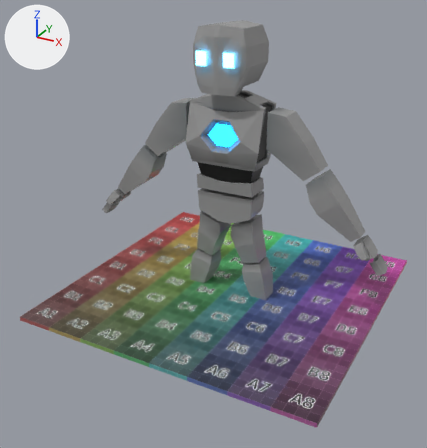
Renders of the glTF model player/botman.glb from each side of a commit.
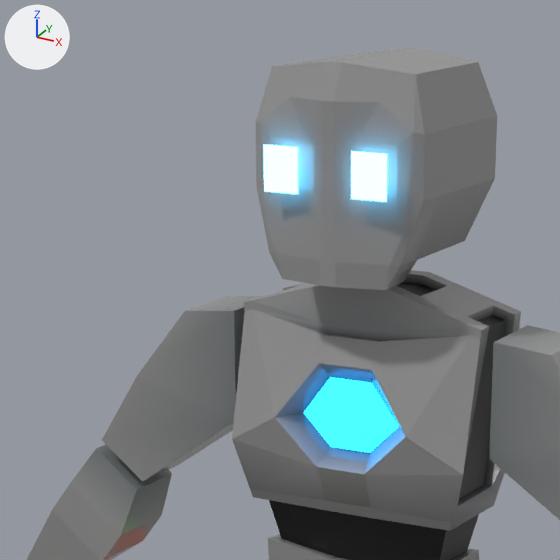
Each version is shown whole from a camera (50 mm lens) standing at (1.65, -3.241, 1.357) and looking at (-0.048, -0.153, -0.187), then close up on the part from 26% to 68% of the width and 1% to 40% of the height. Every picture has the same lights, and +X, +Y and +Z are marked at upper left. Vertices at the same position are counted once.

Before the edit, the objects in view are built like this:
```python
me_cube_001 = bpy.data.meshes.new('Cube.001')
me_cube_001.from_pydata(...)  # 4 vertices, 2 faces; spans x 0.0538..0.1242, y -0.2274..-0.2269, z 1.6833..1.7653
me_cube_001.materials.append(mat_eyes)
me_cube_002 = bpy.data.meshes.new('Cube.002')
me_cube_002.from_pydata(...)  # 577 vertices, 1078 faces; spans x -1.05..1.05, y -0.22..0.15, z -0.06..1.91
# faces by material slot: [1020, 22, 36]
me_cube_002.materials.append(mat_body)
me_cube_002.materials.append(mat_core)
me_cube_002.materials.append(mat_inner)
me_cube_003 = bpy.data.meshes.new('Cube.003')
me_cube_003.from_pydata(...)  # 4 vertices, 2 faces; spans x -0.1242..-0.0538, y -0.2274..-0.2269, z 1.6833..1.7653
me_cube_003.materials.append(mat_eyes)
ob_cube_002 = bpy.data.objects.new('Cube.002', me_cube_002)
ob_cube_002.location = (0.0, 0.0, -0.86)
ob_eyel_2x2_fixed = bpy.data.objects.new('EyeL-2x2-fixed', me_cube_001)
ob_eyel_2x2_fixed.location = (0.0, 0.0, -0.86)
ob_eyer_2x2_fixed = bpy.data.objects.new('EyeR-2x2-fixed', me_cube_003)
ob_eyer_2x2_fixed.location = (0.0, 0.0, -0.86)
```
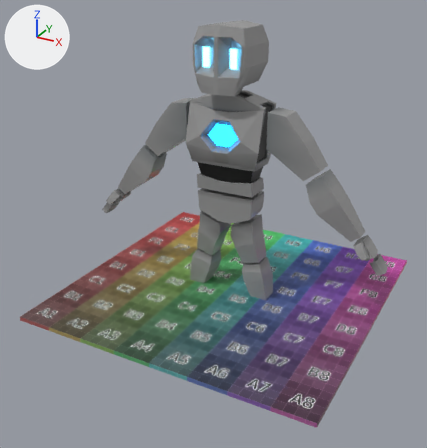
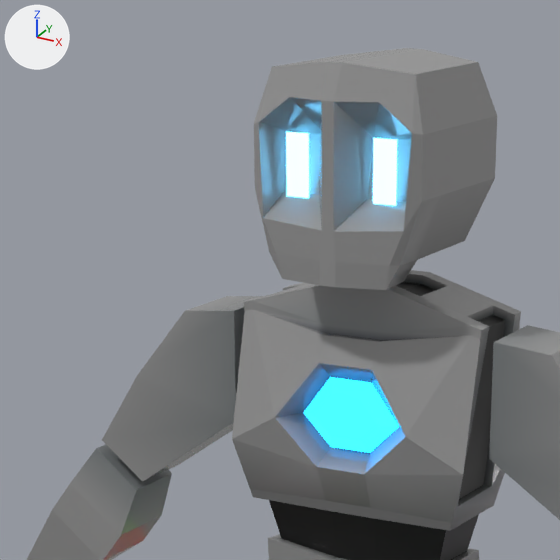
Commit message: Made eyes slightly better(?)

The change, as a diff of the scene's bpy script:
```diff
--- a/player/botman.glb.py
+++ b/player/botman.glb.py
@@ me_cube_002 @@
 me_cube_002.from_pydata(...)  # 577 vertices, 1078 faces; spans x -1.05..1.05, y -0.22..0.15, z -0.06..1.91
 # used by ob_cube_002; location = (0.0, 0.0, -0.86)
+# me_cube_002 part 1: all 8 vertices in x -0.13..0.13, y -0.21..-0.2, z 1.67..1.68 are moved by (0.0, 0.05, 0.0)
+# me_cube_002 part 2: all 8 vertices in x -0.13..0.13, y -0.21..-0.2, z 1.77..1.78 are moved by (0.0, 0.07, 0.0)
 me_cube_002.materials.append(mat_body)
@@ me_cube_003_1 @@
+me_cube_003_1.from_pydata(...)  # 4 vertices, 2 faces; spans x -0.1124..-0.0656, y -0.1663..-0.1657, z 1.6674..1.7816
+me_cube_003_1.materials.append(mat_eyes)
@@ me_cube_001_1 @@
+me_cube_001_1.from_pydata(...)  # 4 vertices, 2 faces; spans x 0.0656..0.1124, y -0.1663..-0.1657, z 1.6674..1.7816
+me_cube_001_1.materials.append(mat_eyes)
@@ ob_eyel_2x2_fixed @@
-ob_eyel_2x2_fixed = bpy.data.objects.new('EyeL-2x2-fixed', me_cube_001)
-ob_eyel_2x2_fixed.location = (0.0, 0.0, -0.86)
@@ ob_eyer_2x2_fixed @@
-ob_eyer_2x2_fixed = bpy.data.objects.new('EyeR-2x2-fixed', me_cube_003)
-ob_eyer_2x2_fixed.location = (0.0, 0.0, -0.86)
@@ ob_eyer_head_1x1_fixed @@
+ob_eyer_head_1x1_fixed = bpy.data.objects.new('EyeR-head-1x1-fixed', me_cube_003_1)
+ob_eyer_head_1x1_fixed.location = (0.0, 0.0, -0.86)
@@ ob_eyel_head_1x1_fixed @@
+ob_eyel_head_1x1_fixed = bpy.data.objects.new('EyeL-head-1x1-fixed', me_cube_001_1)
+ob_eyel_head_1x1_fixed.location = (0.0, 0.0, -0.86)
```

Boxes (x1, y1, x2, y2) around the edits, measured in the close-ups (560 x 560 px; the box of a moved part takes in the faces that stretch with it):
'EyeL-2x2-fixed', deleted: before (351, 151, 387, 202)
'EyeR-2x2-fixed', deleted: before (263, 145, 298, 194)
'EyeL-head-1x1-fixed', added: after (373, 138, 397, 206)
'EyeR-head-1x1-fixed', added: after (286, 132, 309, 198)
part 1 of me_cube_002, moved or reshaped: before (265, 102, 405, 232); after (264, 104, 406, 232)
part 2 of me_cube_002, moved or reshaped: before (260, 97, 413, 229); after (259, 97, 412, 218)
